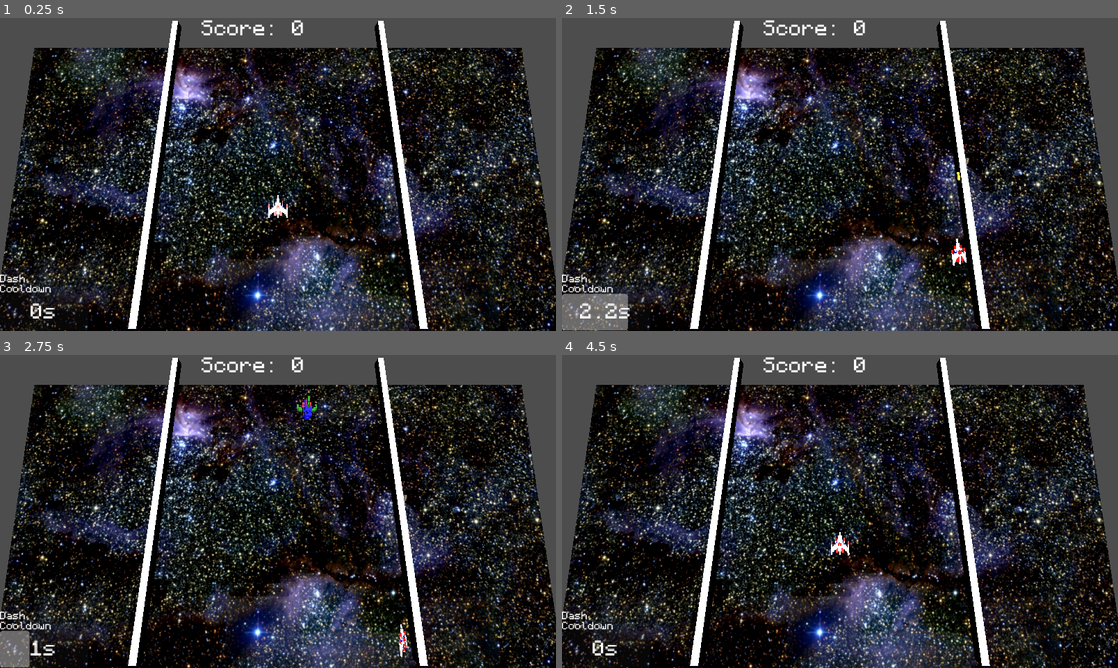
Above: before the commit, frames 1-4 (two rows, left to right).
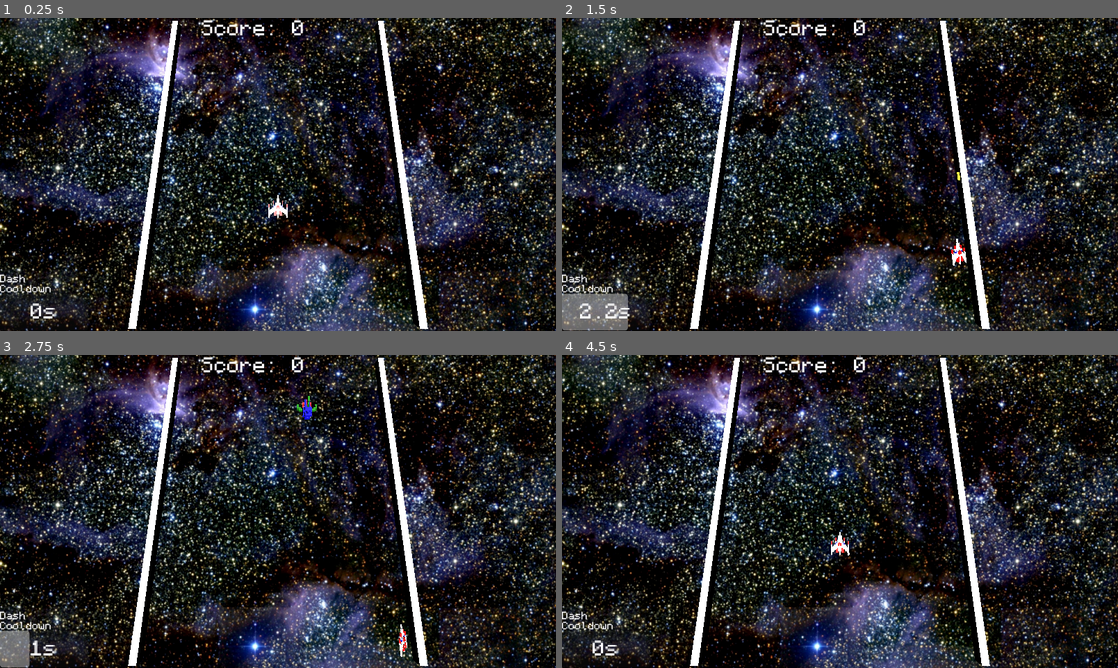
Above: after the commit, the same moments.

Repository: klayism/Galavious
Game: Godot game, scene res://Scenes/Main.tscn
Same seed, same stepped clock (60 frames per second), same inputs: the game is played once before the commit and once after it.
Inputs:
- Up to frame 1 (0.25 s): no input
- Up to frame 2 (1.5 s): tap Enter at 0.5 s; hold D (right) 0.53-1.28 s; tap Shift (dash) at 0.6 s; hold S (down) from 1.28 s (still down); tap Space (fire) at 1.35 s
- Up to frame 3 (2.75 s): release S (down) at 2.03 s; hold D (right) from 2.03 s (still down); tap Shift (dash) at 2.1 s
- Up to frame 4 (4.5 s): release D (right) at 2.78 s; hold W (up) 2.78-3.53 s; tap Space (fire) at 2.85 s; hold A (left) 3.53-4.25 s; tap Shift (dash) at 3.6 s; click "START OVER" at 4.25 s

The runs differ from the first frame. In frame 1, 61% of the frame differs, in the area x 0-100%, y 0-100%; in frame 2, 61%; in frame 3, 61%; in frame 4, 61%.

Commit message:
Fixed some shit

Diff:
--- a/project/Code/Main.gd
+++ b/project/Code/Main.gd
@@ -49,7 +49,9 @@
 
 
 func _on_mob_spawn_timeout(): # there has got to be a better way to do this
-	if enemycoolcount == 1:
+	if GlobalVars.enemyCount > 4:
+		pass
+	elif enemycoolcount == 1:
 		var random_number = randi() % 9
 		var scene = preload("res://Scenes/Enemy.tscn")
 		enemy_instance = scene.instantiate()
--- a/project/Scenes/Main.tscn
+++ b/project/Scenes/Main.tscn
@@ -135,7 +135,7 @@
 text = "START OVER"
 
 [node name="Sprite3D" type="Sprite3D" parent="."]
-transform = Transform3D(-3.4649e-07, -7.89658, -0.690862, 0, 0.690862, -7.89658, 7.92677, -3.4517e-07, -3.01985e-08, 0, -33, 0)
+transform = Transform3D(-4.15788e-07, -9.36758, -1.65176, 0, 1.65176, -9.36758, 9.51213, -4.0947e-07, -7.22006e-08, 0, -33, 0)
 texture = ExtResource("6_n0l04")
 
 [connection signal="timeout" from="MobSpawnTimer" to="." method="_on_mob_spawn_timeout"]
Not shown, changed: Build/Web/index.html
Not shown, changed: Build/Web/index.pck
